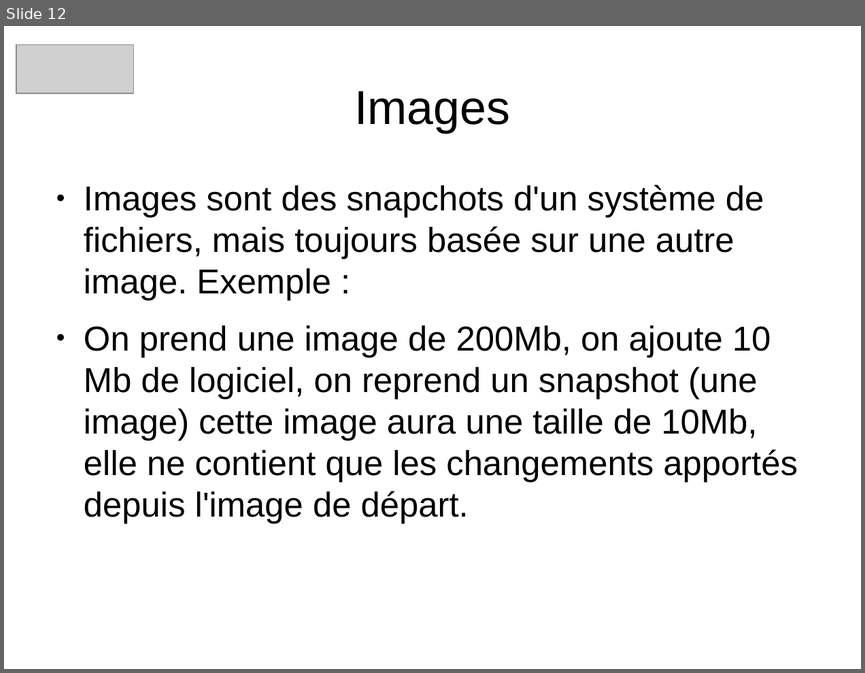
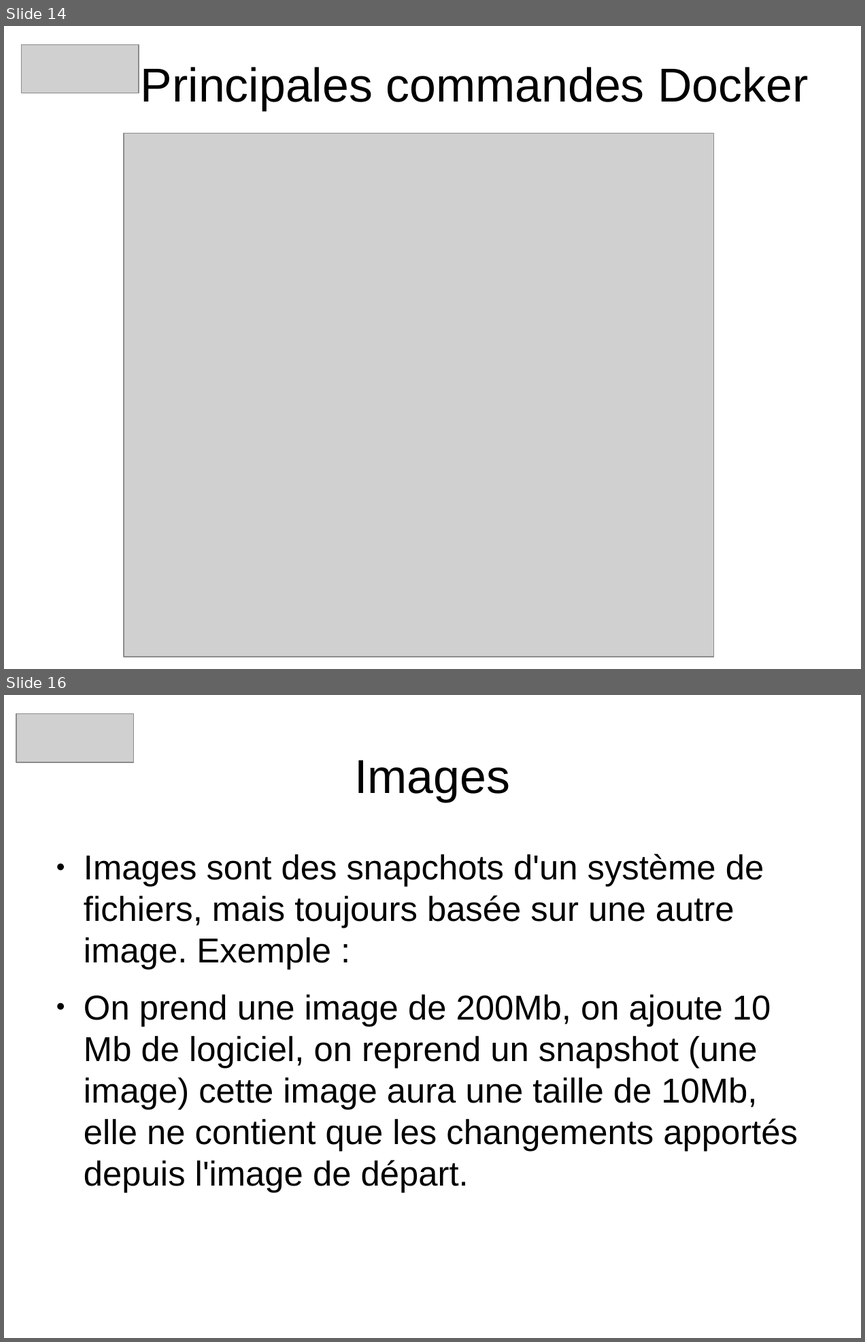
Before and after one commit to heylve/current, a slide deck: Rencontre_devs/docker_dev_conf_20_11_2017.odp. Shown one above the other, each under a label of ours: slide 12 before the commit, slides 14 and 16 after it; the slides between them are not shown. The pictures are 865x673 and 865x1342 pixels, drawn with LibreOffice and Linux fonts; fonts in the diff are those of the drawing; grey boxes stand for pictures. Boxes give left, top, right and bottom in pixels: in the first picture for what was removed or moved away, otherwise in the second. Text is boxed around its words. In the diff, an @@ line names an element or a change of style, - is before the commit and + after.

Commit message:
WIP docker

```diff
--- a/Rencontre_devs/docker_dev_conf_20_11_2017.odp
+++ b/Rencontre_devs/docker_dev_conf_20_11_2017.odp
@@ slide 14 added at [4,26,861,669], background #FFFFFF @@
@@ picture added at [21,44,139,93] @@
@@ title added at [141,67,808,110], 44 pt, text #000000 @@
+Principales commandes Docker
@@ picture added at [124,133,714,656] @@
@@ what was slide 12 is now slide 16 @@
```
Also in this commit, not shown: 12 slides changed, 3 other slides added.
